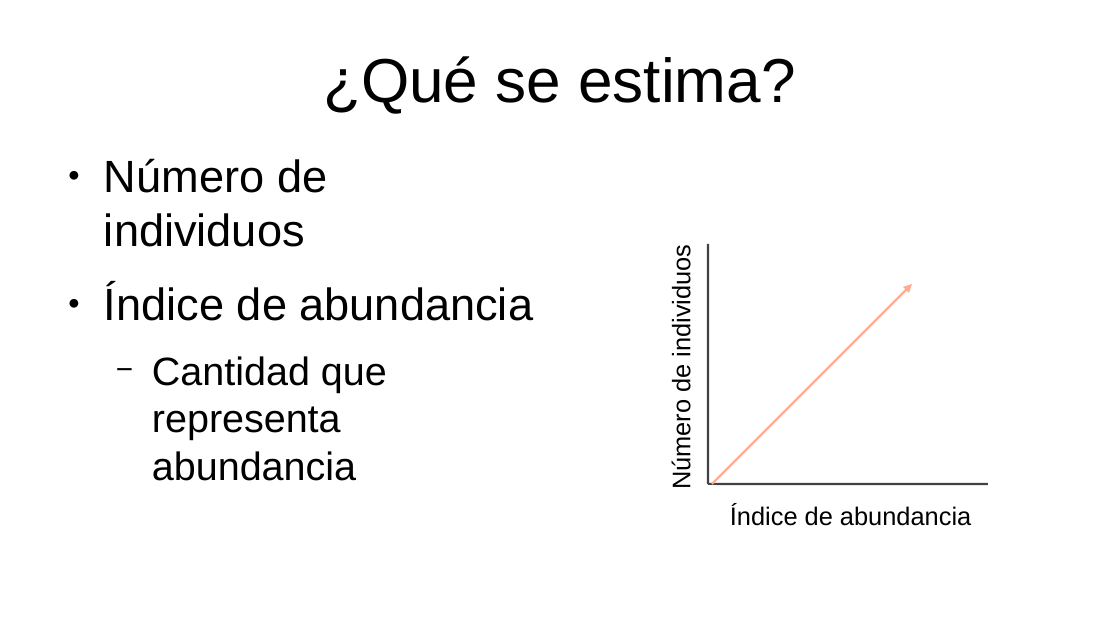
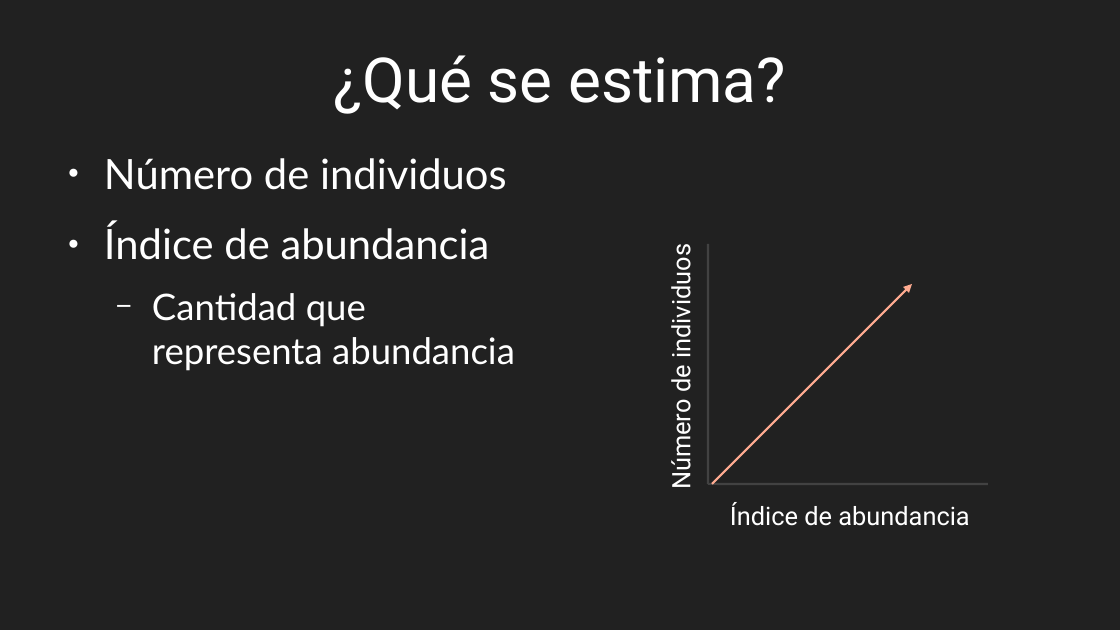
Before and after one commit to gerardommc/Ecologia-poblaciones, a slide deck: slide 15 of Unidad-2/Estimacion-tamano.odp (slide 11 before the commit). Drawn at 1120x630 pixels with LibreOffice and Linux fonts; fonts in the diff are those of the drawing. Boxes give left, top, right and bottom in pixels: in the first picture for what was removed or moved away, otherwise in the second. Text is boxed around its words. In the diff, an @@ line names an element or a change of style, - is before the commit and + after.

Commit message:
estimacion tamaño

```diff
--- a/Unidad-2/Estimacion-tamano.odp
+++ b/Unidad-2/Estimacion-tamano.odp
@@ background #FFFFFF to #212121 @@
@@ text "Número de individuos" at [104, 158, 515, 371]: size 32 to 29.6 pt in "Número de individuos", "Índice de abundancia"; font Arial to Lato, text colour #000000 to #FFFFFF; size 28 to 25.9 pt in "Cantidad que representa abundancia"; bullet colour #000000 to #FFFFFF @@
@@ font Arial to Roboto, text colour #000000 to #FFFFFF in 3 elements at [333, 55, 786, 114], [730, 502, 969, 526], [664, 257, 697, 487] @@
```
Also in this commit, not shown: 12 other slides changed, 4 slides added, 1 other file.
